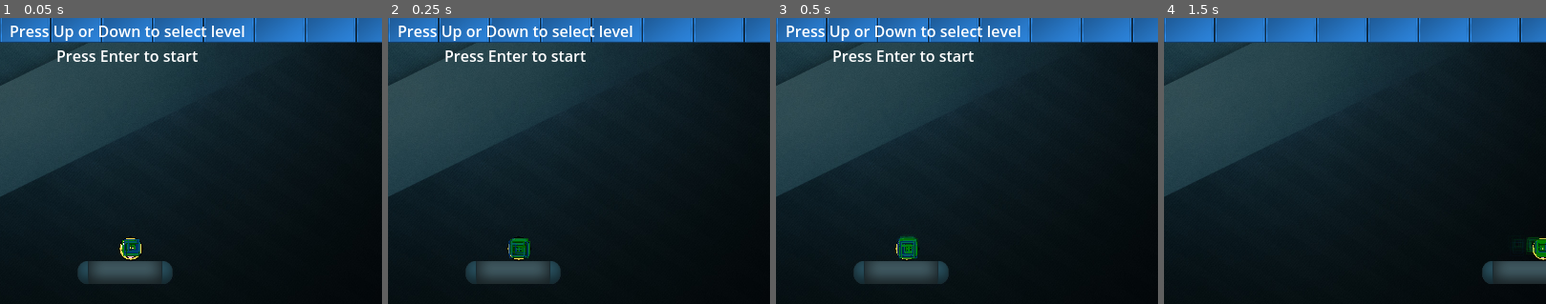
Above: before the commit, frames 1-4 (left to right).
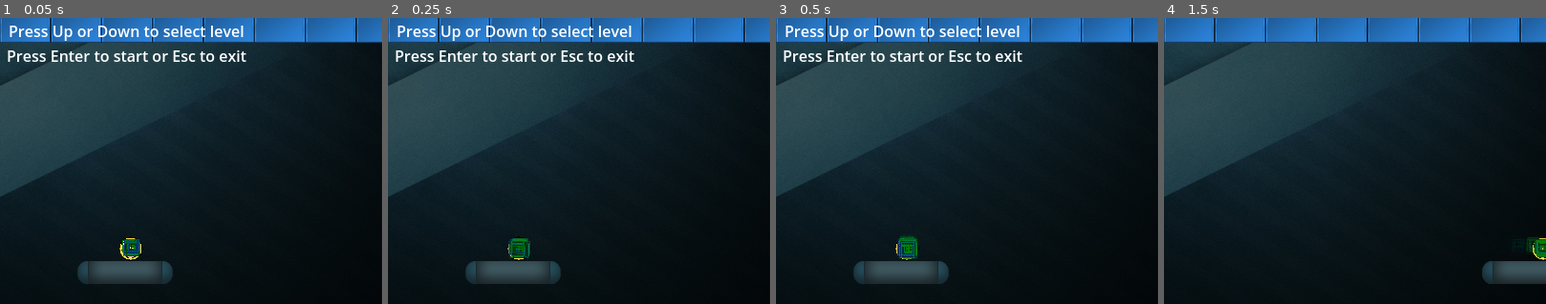
Above: after the commit, the same moments.

Repository: Drahiri/Breakout
Game: Godot game, scene res://main.tscn
The game is run twice, just before and just after one commit, with the same random seed, the same clock (stepped at 60 frames per second) and the same inputs.
Inputs:
- Up to frame 1 (0.05 s): no input
- Up to frame 2 (0.25 s): no input
- Up to frame 3 (0.5 s): no input
- Up to frame 4 (1.5 s): tap Enter (start) at 0.5, 0.6 s; hold Right (move_right) 0.53-1.28 s; hold Left (move_left) from 1.28 s (still down); tap Up (next_level) at 1.35 s
The pictures show only the part of the screen within x 33-83%, y 46-96%; the shares and areas given below are measured in that part.

The runs differ from the first frame. In frame 1, 2.5% of the frame differs, in the area x 2-65%, y 2-16%; in frame 2, 2.5%; in frame 3, 2.5%; in frame 4, nothing differs.

Commit message:
Better messages

Diff:
--- a/gui.gd
+++ b/gui.gd
@@ -21,16 +21,20 @@
 	$Lifes.text = "Lifes: %d" % lifes
 
 
+func default_message():
+	$Center.text = "Press Up or Down to select level\nPress Enter to start or Esc to exit"
+
+
 func won():
-	$Center.text = "YOU WON! SCORED: %d\nPress Up or Down to select level\nPress Enter to start" % score
 	_toggle_center_sides()
+	$Center.text = "YOU WON! SCORED: %d" % score
 
 
 func lost():
-	$Center.text = "YOU LOST! SCORED: %d\nPress Up or Down to select level\nPress Enter to start" % score
+	_toggle_center_sides()
+	$Center.text = "YOU LOST! SCORED: %d" % score
 	score = 0
 	$Score.text = "Score: 0"
-	_toggle_center_sides()
 
 func finished():
 	$Center.text = "CONGRATULATION!!!\nYou finished all levels with score: %d\nPress Esc to exit" % score
--- a/gui.tscn
+++ b/gui.tscn
@@ -48,5 +48,5 @@
 grow_horizontal = 2
 grow_vertical = 2
 text = "Press Up or Down to select level
-Press Enter to start"
+Press Enter to start or Esc to exit"
 horizontal_alignment = 1
--- a/project.godot
+++ b/project.godot
@@ -23,6 +23,7 @@
 
 window/size/viewport_width=800
 window/size/viewport_height=600
+window/stretch/mode="viewport"
 
 [input]
 
